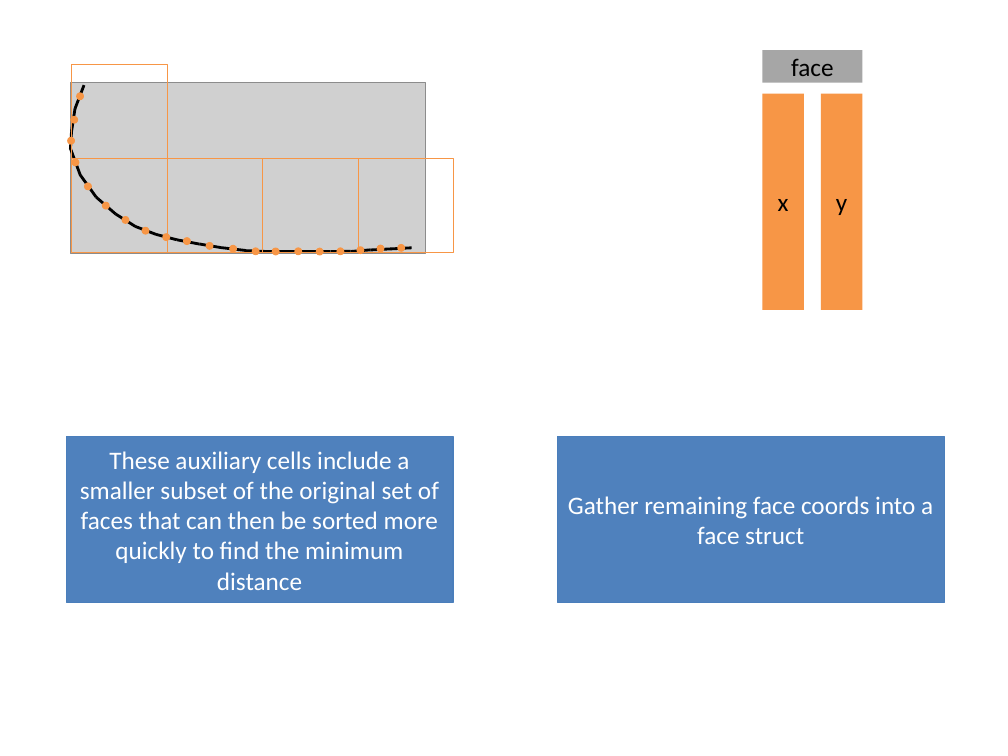
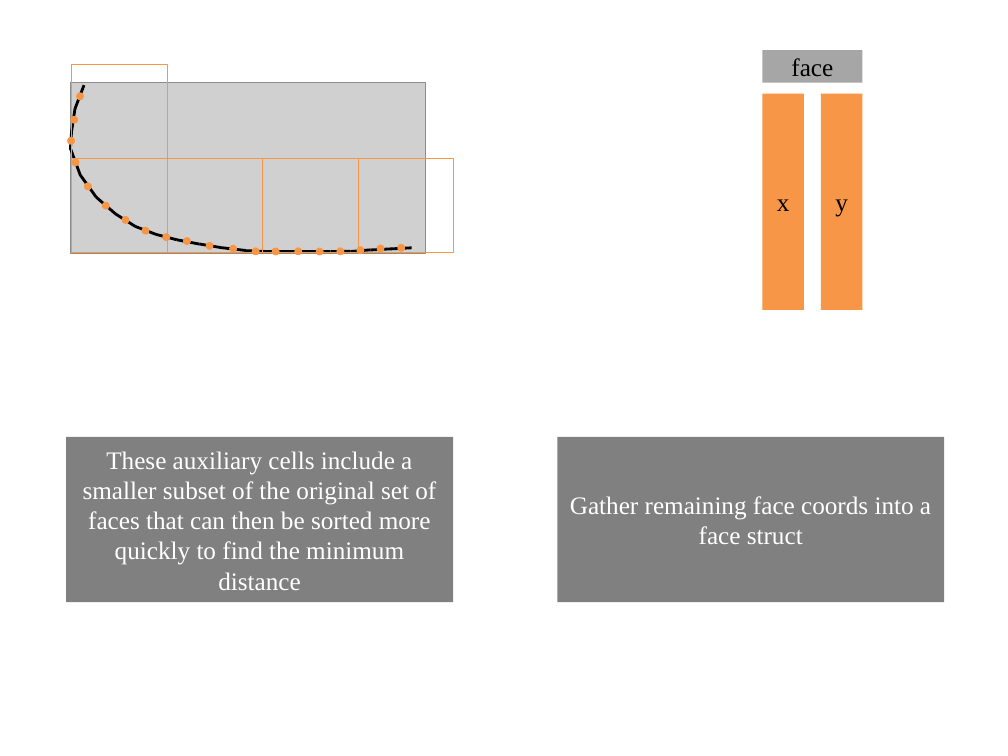
Before and after one commit to Basian/PC-WallDistanceProject, a slide deck: slide 9 of ProjectDoc/Diagrams/diagrams.pptx. Drawn at 1008x756 pixels with LibreOffice and Linux fonts; fonts in the diff are those of the drawing; grey boxes stand for pictures. Boxes give left, top, right and bottom in pixels: in the first picture for what was removed or moved away, otherwise in the second. Text is boxed around its words. In the diff, an @@ line names an element or a change of style, - is before the commit and + after.

```diff
--- a/ProjectDoc/Diagrams/diagrams.pptx
+++ b/ProjectDoc/Diagrams/diagrams.pptx
@@ font Calibri to Times New Roman in 3 elements at <box>762,94,803,309</box>, <box>821,94,862,309</box>, <box>762,50,862,83</box> @@
@@ rectangle "These auxiliary cells include a ..." at <box>67,436,454,602</box>: font Calibri to Times New Roman; fill #4F81BD to #808080; outline #4B7EBC 0.75 pt to none @@
@@ rectangle "Gather remaining face coords into ..." at <box>557,436,944,602</box>: font Calibri to Times New Roman; fill #4F81BD to #808080; outline #4B7EBC 0.75 pt to none @@
```
Also in this commit, not shown: 6 other slides changed, 4 slides added, 54 other files.
